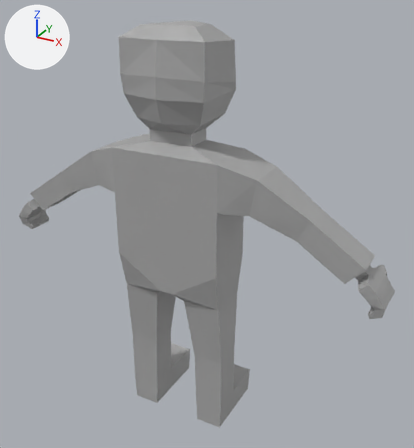
One commit to the Blender file blends/000-blank_view.blend: the scene before it, then after it.
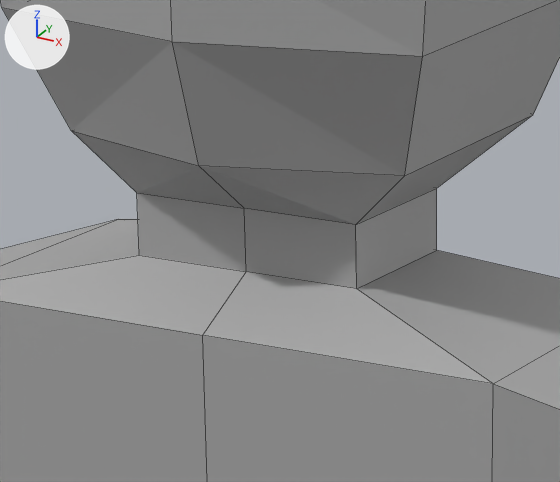
Each version appears first whole from a 50 mm camera at (0.969, -1.566, 1.594) aimed at (0.057, 0.092, 0.765), and next in a close-up on the part from 30% to 55% of the width and 21% to 41% of the height. Every picture has the same lights, and +X, +Y and +Z are marked at upper left. The close-ups show mesh edges as thin lines.

The older version as bpy lines, for what is in view:
```python
me_cube_001 = bpy.data.meshes.new('Cube.001')
me_cube_001.from_pydata(...)  # 124 vertices, 111 faces; spans x -0.734..0.0, y -0.121..0.204, z -0.001..1.454
me_cube_001.materials.append(mat_material_001)
ob_cube = bpy.data.objects.new('Cube', me_cube_001)
ob_cube.location = (0.0, 0.0, 0.0)
_m = ob_cube.modifiers.new('Mirror', 'MIRROR')
_m.use_clip = True
```
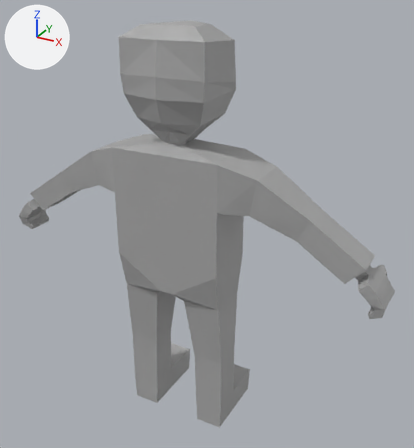
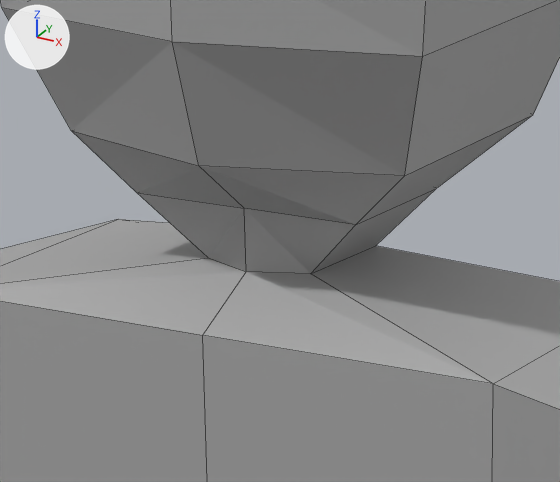
What differs and where, as boxes (x1, y1, x2, y2) in the close-ups (560 x 482 px; the box of a moved part takes in the faces that stretch with it):
part 1 of me_cube_001, moved or reshaped: before (0, 188, 560, 384); after (0, 189, 560, 384)

Edits to the bpy script that builds the scene:
```text
Change me_cube_001:
    where me_cube_001.from_pydata(...)  # 124 vertices, 111 faces; spans x -0.734..0.0, y -0.121..0.204, z -0.001..1.454
    used by ob_cube; location = (0.0, 0.0, 0.0)
    me_cube_001 part 1
    me_cube_001.vertices[96].co: (-0.078, -0.05, 1.089) -> (-0.037, -0.035, 1.089)  # pixel (139, 255) -> pixel (208, 257)
    me_cube_001.vertices[97].co: (-0.078, 0.05, 1.089) -> (-0.04, 0.04, 1.089)
    me_cube_001.vertices[103].co: (0.0, 0.05, 1.128) -> (0.0, 0.07, 1.128)
```
